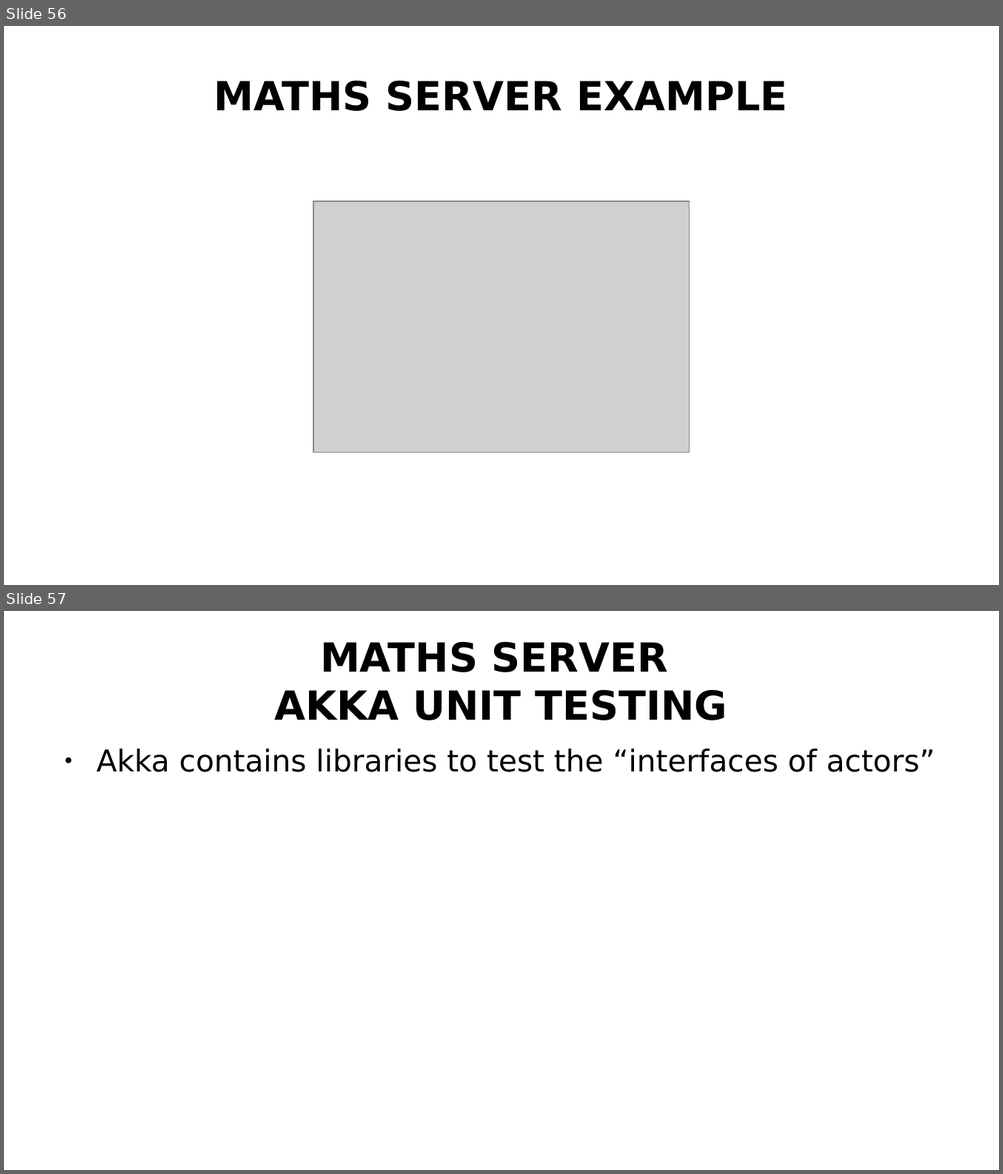
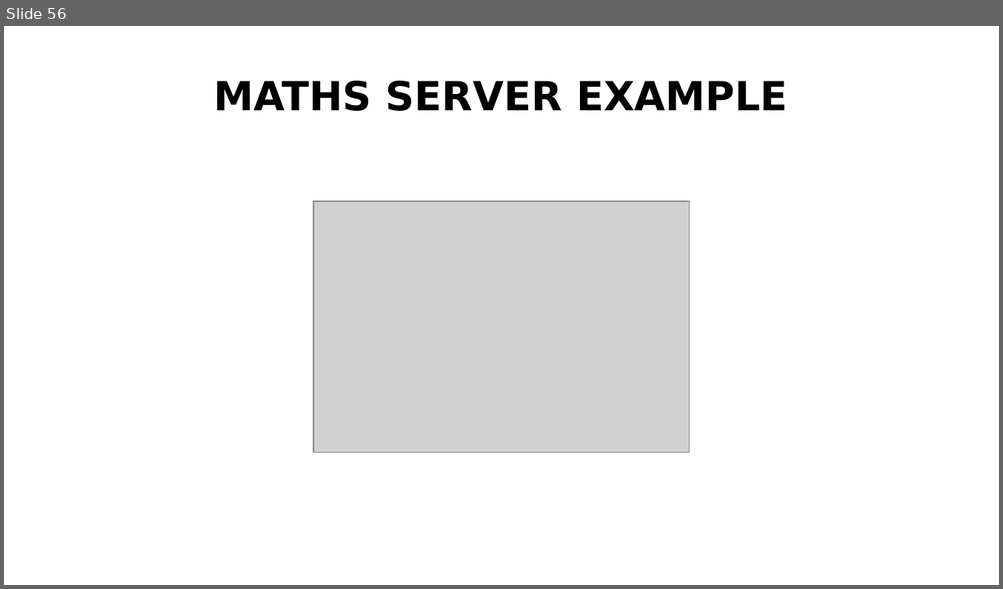
Before and after one commit to MID-IST-FALL-2018/mid-ist-fall-2018.github.io, a slide deck: assets/lectures-slides/MID-lecture-5-actors.odp. Shown one above the other, each under a label of ours: slides 56 and 57 before the commit, slide 56 after it. The pictures are 1003x1174 and 1003x589 pixels, drawn with LibreOffice and Linux fonts; fonts in the diff are those of the drawing; grey boxes stand for pictures. Boxes give left, top, right and bottom in pixels: in the first picture for what was removed or moved away, otherwise in the second. Text is boxed around its words. In the diff, an @@ line names an element or a change of style, - is before the commit and + after.

```diff
--- a/assets/lectures-slides/MID-lecture-5-actors.odp
+++ b/assets/lectures-slides/MID-lecture-5-actors.odp
@@ slide 57 removed at (x1=4, y1=611, x2=999, y2=1170), background #FFFFFF @@
@@ title removed at (x1=275, y1=641, x2=728, y2=721) @@
-MATHS SERVER
-AKKA UNIT TESTING
@@ text removed at (x1=96, y1=749, x2=935, y2=772) @@
-● Akka contains libraries to test the “interfaces of actors”
```
Also in this commit, not shown: 1 slide changed, 29 other slides removed, 7 other files.
